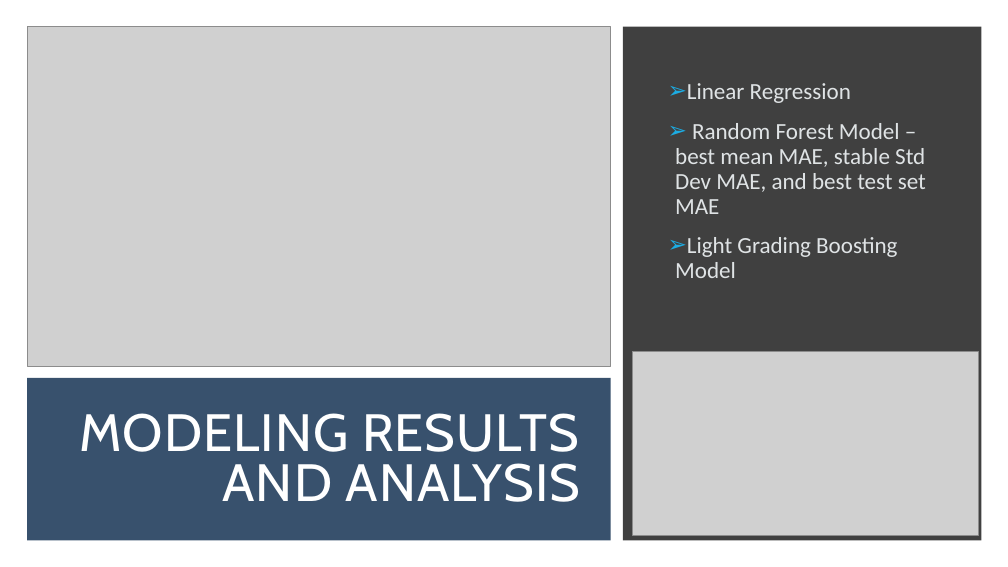
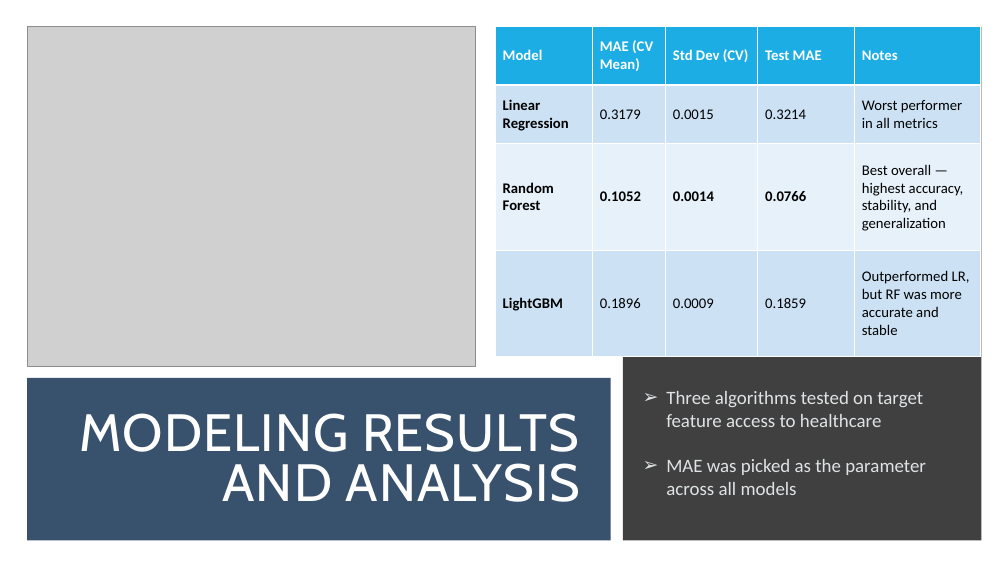
Before and after one commit to BTExpress1/capstonetwo, a slide deck: slide 5 of docs/Capstone Two Project Presentation.pptx. Drawn at 1008x567 pixels with LibreOffice and Linux fonts; fonts in the diff are those of the drawing; grey boxes stand for pictures. Boxes give left, top, right and bottom in pixels: in the first picture for what was removed or moved away, otherwise in the second. Text is boxed around its words. In the diff, an @@ line names an element or a change of style, - is before the commit and + after.

Commit message:
Updated Presentation

```diff
--- a/docs/Capstone Two Project Presentation.pptx
+++ b/docs/Capstone Two Project Presentation.pptx
@@ picture: place and size @@
-picture at [27,26,611,366]
+picture at [27,26,476,366]
@@ table added at [495,26,982,357], 4 rows, 5 columns @@
+Model | MAE (CV Mean) | Std Dev (CV) | Test MAE | Notes
+Linear Regression | 0.3179 | 0.0015 | 0.3214 | Worst performer in all metrics
+Random Forest | 0.1052 | 0.0014 | 0.0766 | Best overall — highest accuracy, stability, and generalization
+LightGBM | 0.1896 | 0.0009 | 0.1859 | Outperformed LR, but RF was more accurate and stable
@@ text removed at [675,83,926,278] @@
-➢ Linear Regression
-➢ Random Forest Model – best mean MAE, stable Std Dev MAE, and best test set MAE
-➢ Light Grading Boosting Model
@@ picture removed at [633,351,979,535] @@
@@ text added at [666,391,926,495], 18 pt, text #DFE3E5 @@
+➢ Three algorithms tested on target feature access to healthcare
+➢ MAE was picked as the parameter across all models
```
Also in this commit, not shown: 3 other slides changed, 1 other file.
